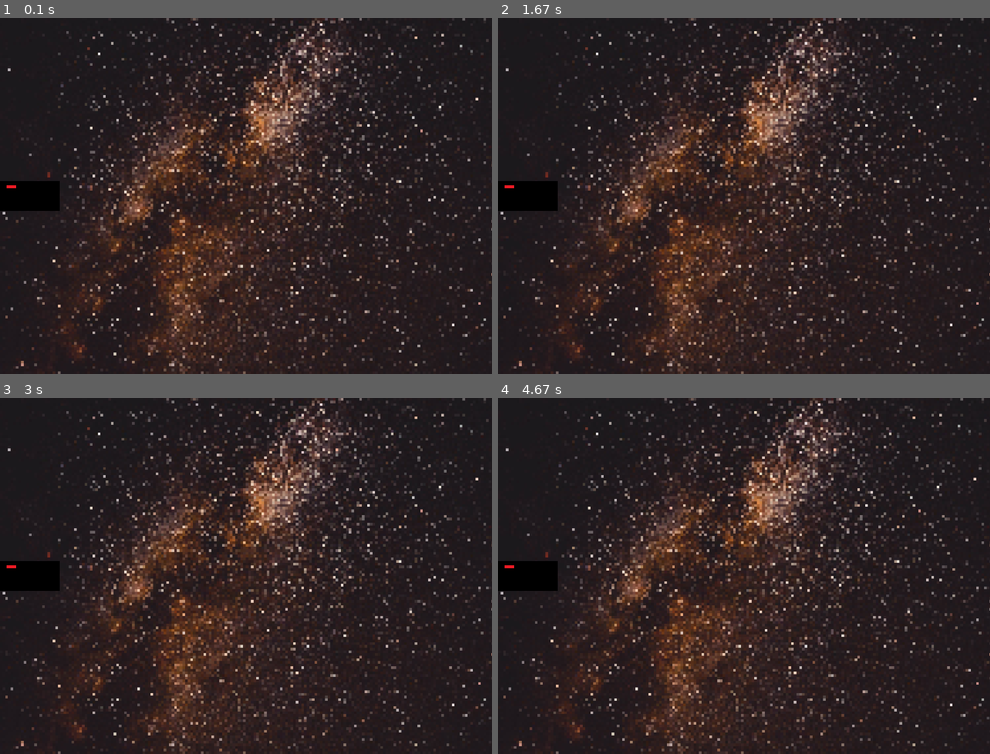
Above: before the commit, frames 1-4 (two rows, left to right).
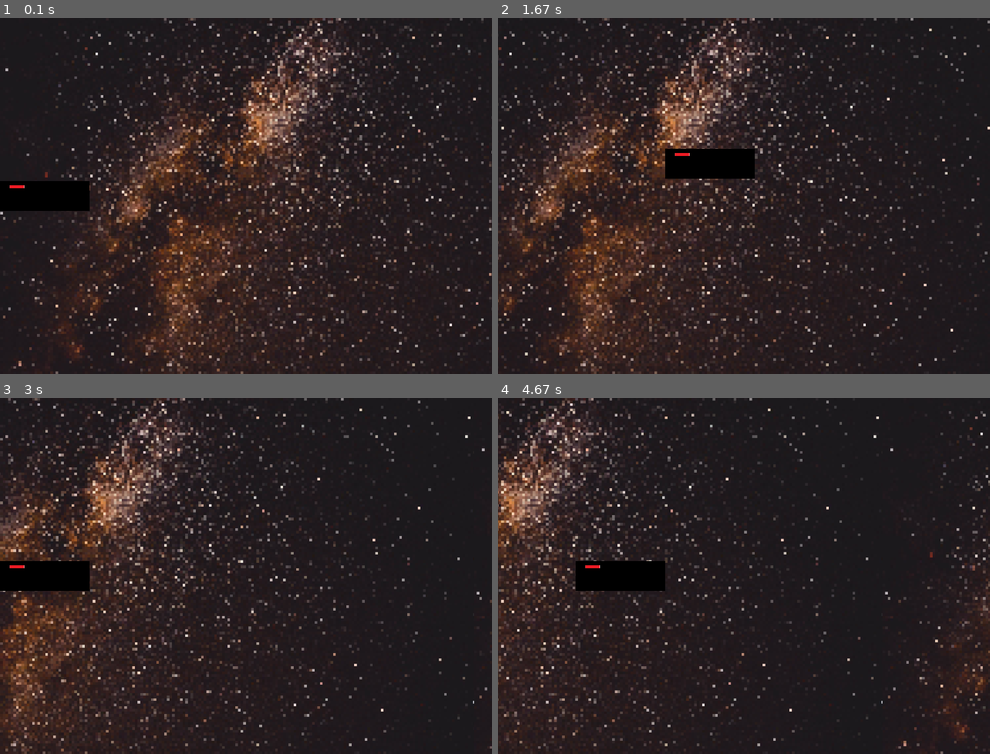
Above: after the commit, the same moments.

Repository: LuizHFS-Codice/Dessoft
Game: pygame game, started from Pygame/Área de Jogo.py
The game is run twice, just before and just after one commit, with the same random seed, the same clock (stepped at 60 frames per second) and the same inputs.
Inputs:
- Up to frame 1 (0.1 s): no input
- Up to frame 2 (1.67 s): hold Right 0.33-0.8 s; hold Up 0.83-1.13 s; hold Right 1.17-1.63 s
- Up to frame 3 (3 s): hold Left 1.67-2.2 s; hold Down 2.23-2.53 s; hold Left 2.57-2.97 s
- Up to frame 4 (4.67 s): hold Up 3-3.37 s; hold Right 3.4-4.03 s; hold Down 4.07-4.43 s; hold Left from 4.47 s (still down)

The runs differ from the first frame. In frame 1, 16% of the frame differs, in the area x 0-100%, y 0-100%; in frame 2, 30%; in frame 3, 31%; in frame 4, 31%.

Commit message:
Movimento do jogador e da tela

Diff:
--- a/Pygame/Área de Jogo.py
+++ b/Pygame/Área de Jogo.py
@@ -7,7 +7,7 @@
 Largura=824
 Altura=596
 
-LargNav=100
+LargNav=150
 AltNav=50
 
 Janela=pygame.display.set_mode((Largura,Altura))
@@ -35,8 +35,9 @@
         self.speedy=0
 
     def update(self):
-        self.rect.x+=self.speedx
-        self.rect.y+=self.speedy
+        self.rect.x+=self.speedx#Movimento no Eixo X
+        self.rect.y+=self.speedy#Movimento no Eixo Y
+#Limites
         if self.rect.left<0:
             self.rect.left=0
         if self.rect.right>Largura:
@@ -53,18 +54,48 @@
 
 FPS=30
 game=True
-
+Vx=10
+Vy=6
+movimento=0
 
 while game:
     relógio.tick(FPS)
     for event in pygame.event.get():
         if event.type==pygame.QUIT:
             game=False
+#Começar Movimento
+        if event.type==pygame.KEYDOWN:
+            if event.key==pygame.K_LEFT:
+                jogador.speedx-=Vx
+            if event.key==pygame.K_RIGHT:
+                jogador.speedx+=Vx
+            if event.key==pygame.K_UP:
+                jogador.speedy-=Vy
+            if event.key==pygame.K_DOWN:
+                jogador.speedy+=Vy
+#Parar Movimento
+        if event.type==pygame.KEYUP:
+            if event.key==pygame.K_LEFT:
+                jogador.speedx+=Vx
+            if event.key==pygame.K_RIGHT:
+                jogador.speedx-=Vx
+            if event.key==pygame.K_UP:
+                jogador.speedy+=Vy
+            if event.key==pygame.K_DOWN:
+                jogador.speedy-=Vy
+
     Sprites.update()
+    #Fundo
+    movimento=0
+    rolagem-=1
+    Janela.fill((0,0,0))
+    while movimento<fundo:
+        Janela.blit(SkyBox,(SkyBox.get_width()*movimento+rolagem,0))
+        movimento+=1
+    rolagem-=2
+    if abs(rolagem)>SkyBox.get_width():
+        rolagem=0
 
-    rolagem=-6
-    Janela.fill((0,0,0))
-    Janela.blit(SkyBox,(0,0))
     Sprites.draw(Janela)
 
     pygame.display.update()
